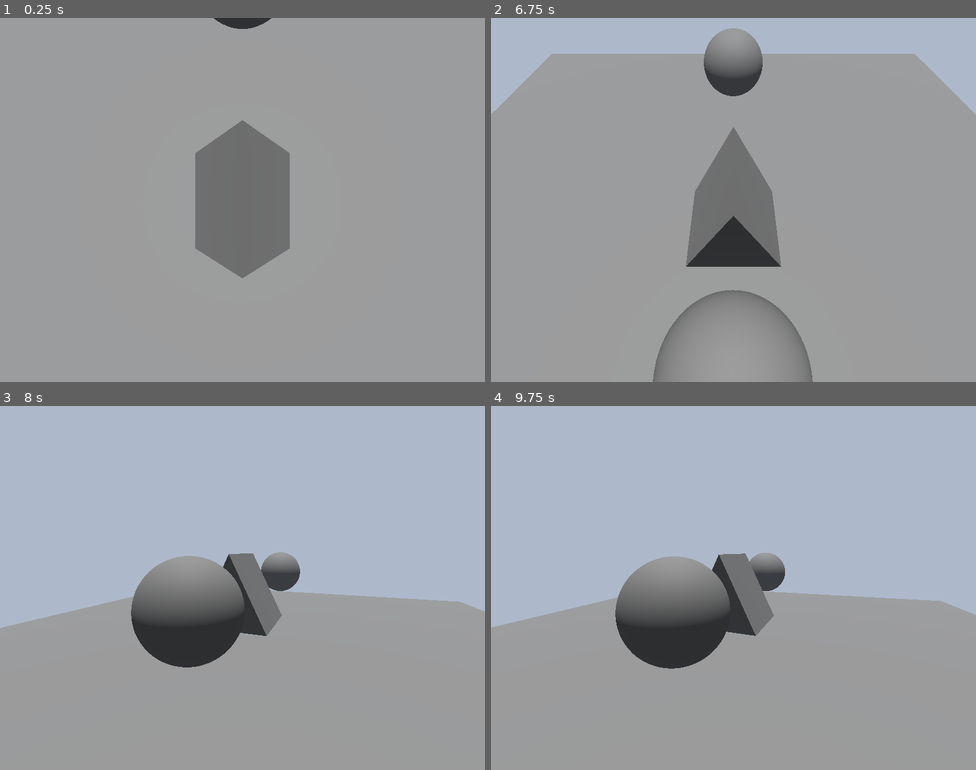
Above: before the commit, frames 1-4 (two rows, left to right).
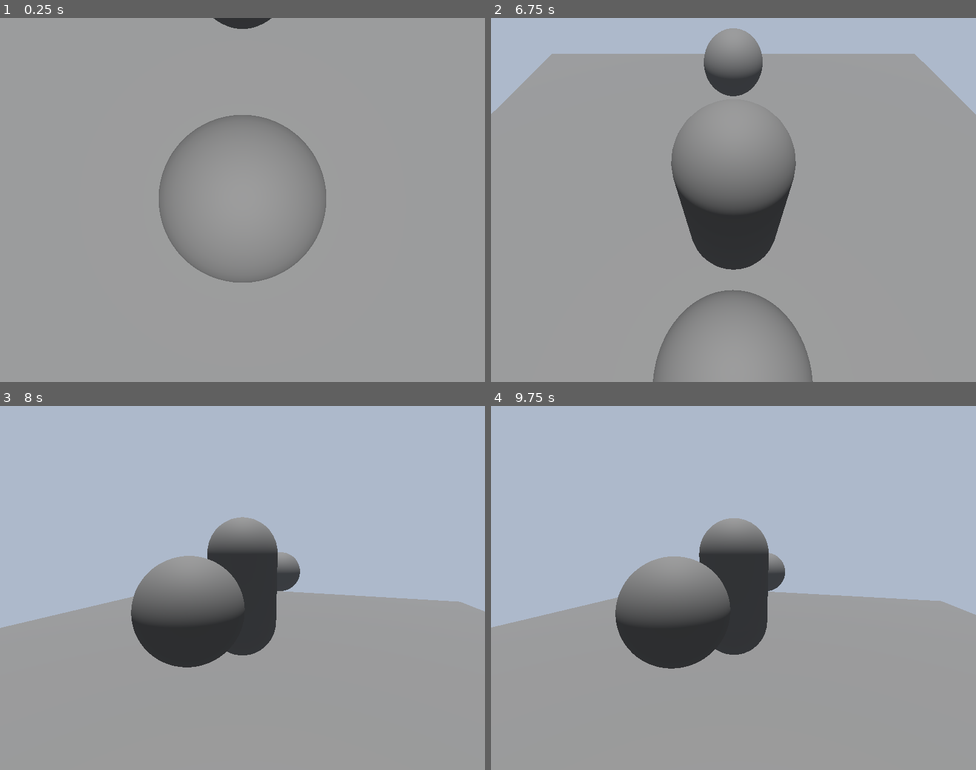
Above: after the commit, the same moments.

Repository: funhouse-ghoul/ChopShop
Game: Godot game, scene res://Scenes/Camera.tscn
Two runs of this game, one before a commit and one after it. Both use one fixed random seed, a clock stepped at 60 frames per second and the inputs below.
Inputs:
- Up to frame 1 (0.25 s): no input
- Up to frame 2 (6.75 s): tap Enter at 0.5, 2, 3.5 s; tap 1 (cam_1) at 0.6, 6.6 s; tap Space at 1.25, 2.75, 4.25 s; tap 2 (cam_2) at 1.35 s; tap Right (io+r) at 2.1 s; tap W (io+x) at 2.85 s; tap D (io+y) at 3.6 s; tap Left (io-r) at 4.35 s; hold S (io-x) 5.03-5.78 s; tap A (io-y) at 5.85 s
- Up to frame 3 (8 s): tap 2 (cam_2) at 7.35 s
- Up to frame 4 (9.75 s): tap Right (io+r) at 8.1 s; tap W (io+x) at 8.85 s; tap D (io+y) at 9.6 s

The runs differ from the first frame. In frame 1, 10% of the frame differs, in the area x 32-68%, y 26-73%; in frame 2, 4.6%; in frame 3, 2.9%; in frame 4, 3.0%.

Commit message:
created new scene for prototype project

Diff:
--- a/Prefabs/player_character.tscn
+++ b/Prefabs/player_character.tscn
@@ -2,7 +2,7 @@
 
 [ext_resource type="Script" uid="uid://dgpmbcntp0hpt" path="res://Scripts/2d_player_mov.gd" id="1_uql71"]
 
-[sub_resource type="PrismMesh" id="PrismMesh_na4qu"]
+[sub_resource type="CapsuleMesh" id="CapsuleMesh_u2smc"]
 
 [sub_resource type="CapsuleShape3D" id="CapsuleShape3D_kgtat"]
 
@@ -11,7 +11,7 @@
 mov_sty = 2
 
 [node name="LightDummy" type="MeshInstance3D" parent="." unique_id=1217479281]
-mesh = SubResource("PrismMesh_na4qu")
+mesh = SubResource("CapsuleMesh_u2smc")
 
 [node name="CollisionShape3D" type="CollisionShape3D" parent="." unique_id=1757837311]
 shape = SubResource("CapsuleShape3D_kgtat")
--- /dev/null
+++ b/PrototypeScenes/FHGCS1.tscn
@@ -0,0 +1,63 @@
+[gd_scene format=3 uid="uid://dh5c1xp34wump"]
+
+[ext_resource type="Environment" uid="uid://b4qygowk1fcof" path="res://Environments/BasicEnv.tres" id="1_20fo3"]
+[ext_resource type="PackedScene" uid="uid://2besls77sjdb" path="res://Prefabs/player_character.tscn" id="2_5ohui"]
+[ext_resource type="Script" uid="uid://c8sfewjxtsqqc" path="res://Scripts/PlayerView.gd" id="3_aq51s"]
+[ext_resource type="Script" uid="uid://dwgbgeq5gwqvj" path="res://Scripts/focus_dummy.gd" id="4_53jkq"]
+
+[sub_resource type="PlaneMesh" id="PlaneMesh_kgtat"]
+size = Vector2(10, 10)
+
+[sub_resource type="BoxShape3D" id="BoxShape3D_kgtat"]
+size = Vector3(10, 0.1, 10)
+
+[sub_resource type="PrismMesh" id="PrismMesh_kgtat"]
+size = Vector3(0.5, 0.5, 0.5)
+
+[sub_resource type="SphereMesh" id="SphereMesh_kgtat"]
+
+[node name="World" type="Node3D" unique_id=1415019361]
+
+[node name="Environment" type="Node3D" parent="." unique_id=1587728660]
+
+[node name="DirectionalLight3D" type="DirectionalLight3D" parent="Environment" unique_id=1806852919]
+transform = Transform3D(1, 0, 0, 0, -0.00077621534, 0.9999997, 0, -0.9999997, -0.00077621534, 0, 4.8310947, 0)
+
+[node name="WorldEnvironment" type="WorldEnvironment" parent="Environment" unique_id=2083300055]
+environment = ExtResource("1_20fo3")
+
+[node name="Geometry" type="Node3D" parent="." unique_id=597021514]
+
+[node name="Floor" type="MeshInstance3D" parent="Geometry" unique_id=1694409454]
+mesh = SubResource("PlaneMesh_kgtat")
+
+[node name="StaticBody3D" type="StaticBody3D" parent="Geometry/Floor" unique_id=268375192]
+
+[node name="CollisionShape3D" type="CollisionShape3D" parent="Geometry/Floor/StaticBody3D" unique_id=1563215489]
+transform = Transform3D(1, 0, 0, 0, 1, 0, 0, 0, 1, 0, -0.1, 0)
+shape = SubResource("BoxShape3D_kgtat")
+
+[node name="PlayerCharacter" parent="." unique_id=825253521 instance=ExtResource("2_5ohui")]
+transform = Transform3D(1, 0, 0, 0, 1, 0, 0, 0, 1, 0, 1.0024688, 0)
+
+[node name="Head" type="MeshInstance3D" parent="PlayerCharacter" unique_id=1724353307]
+transform = Transform3D(1, 0, 0, 0, 1, 0, 0, 0, 1, 0, 1.2579992, 0)
+mesh = SubResource("PrismMesh_kgtat")
+
+[node name="PlayerView" type="Camera3D" parent="." unique_id=215360606]
+transform = Transform3D(1, 0, 0, 0, 1, 0, 0, 0, 1, 0, 3, 0.026)
+current = true
+script = ExtResource("3_aq51s")
+cam_pos = 2
+
+[node name="FocusDummy" type="MeshInstance3D" parent="." unique_id=737301670 groups=["enemies"]]
+transform = Transform3D(1, 0, 0, 0, 1, 0, 0, 0, 1, 0, 1, 2.183847)
+mesh = SubResource("SphereMesh_kgtat")
+script = ExtResource("4_53jkq")
+
+[node name="FocusDummy2" type="MeshInstance3D" parent="." unique_id=1770837220 groups=["enemies"]]
+transform = Transform3D(1, 0, 0, 0, 1, 0, 0, 0, 1, 0, 1, -2.0776982)
+mesh = SubResource("SphereMesh_kgtat")
+script = ExtResource("4_53jkq")
+
+[editable path="PlayerCharacter"]
